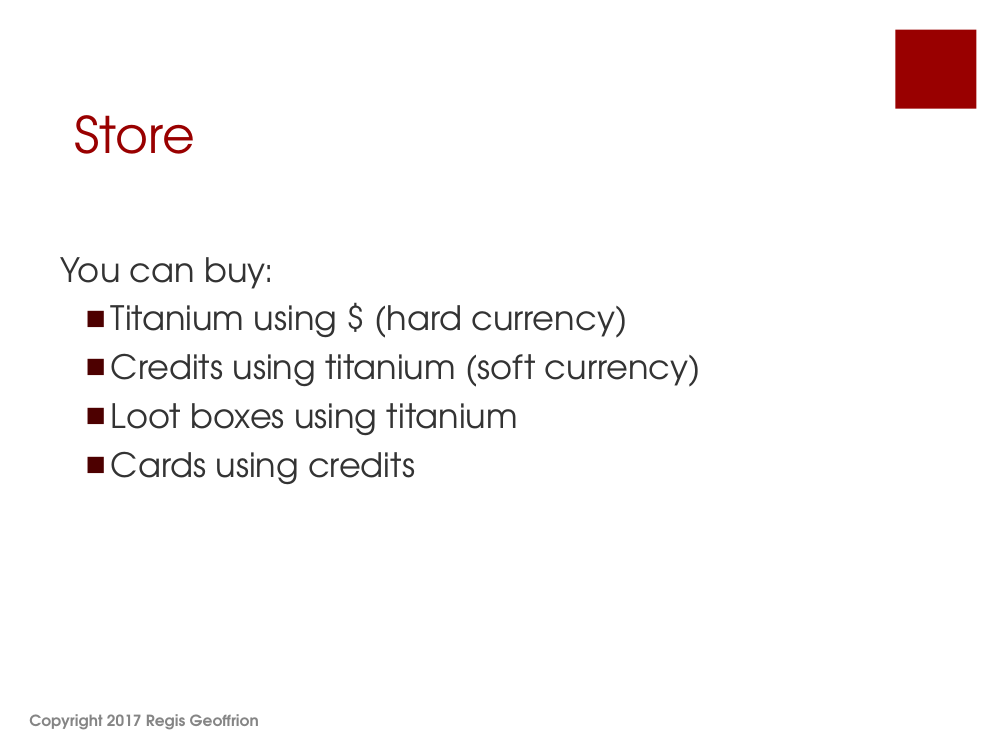
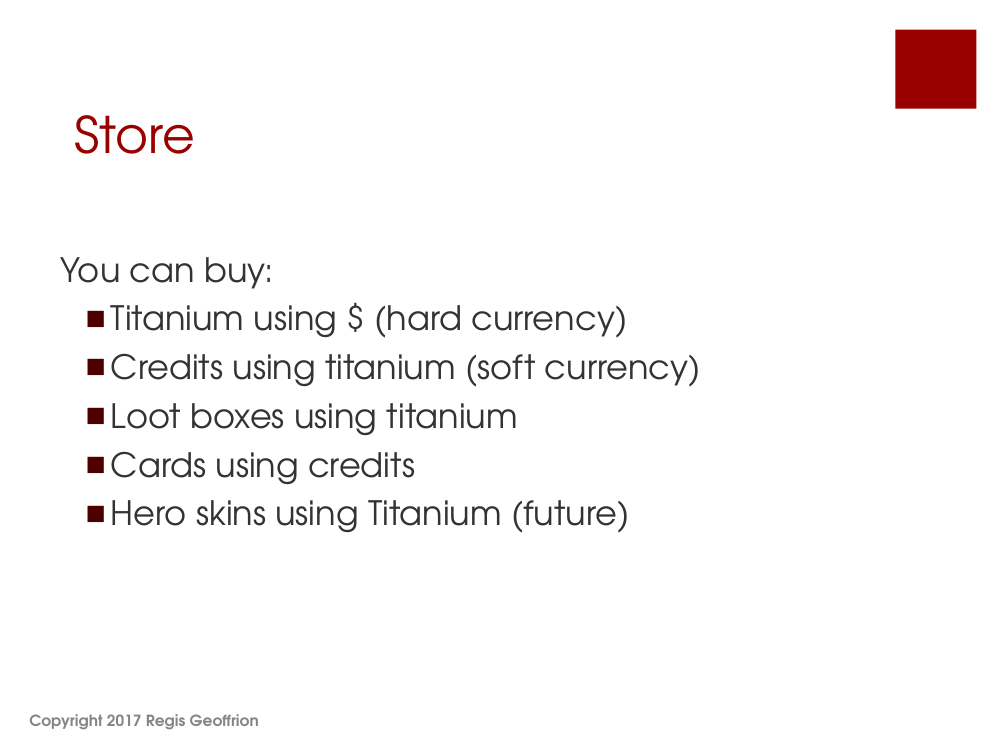
Before and after one commit to shahbazGamedev/Hero-s-Run, a slide deck: slide 53 of Documents/Earth Alone.pptx (slide 52 before the commit). Drawn at 1008x756 pixels with LibreOffice and Linux fonts; fonts in the diff are those of the drawing. Boxes give left, top, right and bottom in pixels: in the first picture for what was removed or moved away, otherwise in the second. Text is boxed around its words. In the diff, an @@ line names an element or a change of style, - is before the commit and + after.

```diff
--- a/Documents/Earth Alone.pptx
+++ b/Documents/Earth Alone.pptx
@@ text at (111,500,629,533): paragraph added @@
+  ■ Hero skins using Titanium (future)
```
Also in this commit, not shown: 13 other slides changed, 1 slide added.
